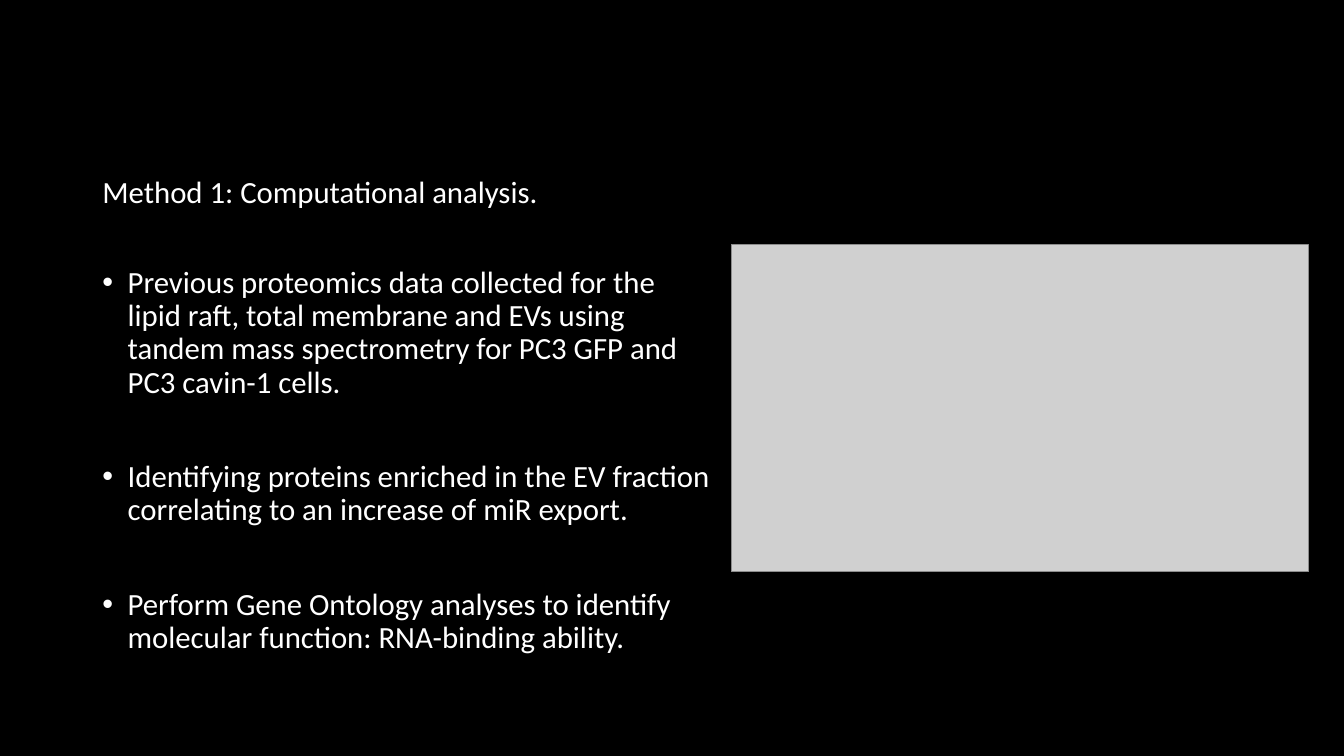
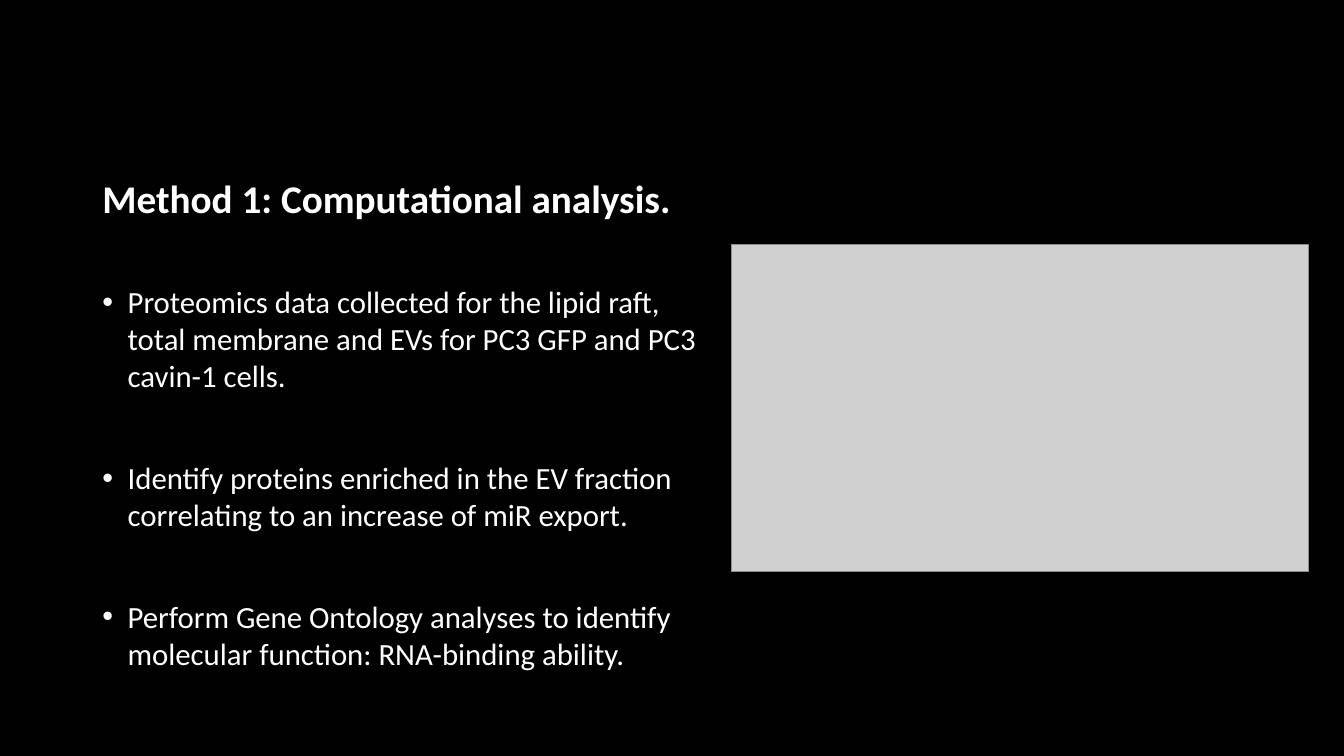
Before and after one commit to HarleyRobinson/Honours2, a slide deck: slide 11 of BackgroundInfo/Selective export of microRNA via extracellular vesicles (2).pptx. Drawn at 1344x756 pixels with LibreOffice and Linux fonts; fonts in the diff are those of the drawing; grey boxes stand for pictures; background and template pictures are left out. Boxes give left, top, right and bottom in pixels: in the first picture for what was removed or moved away, otherwise in the second. Text is boxed around its words. In the diff, an @@ line names an element or a change of style, - is before the commit and + after.

```diff
--- a/BackgroundInfo/Selective export of microRNA via extracellular vesicles (2).pptx
+++ b/BackgroundInfo/Selective export of microRNA via extracellular vesicles (2).pptx
@@ text at (102, 185, 671, 671): size 22 to 28 pt, bold on in "Method 1: Computational analysis."; line spacing 0.8 to 0.9; line spacing 0.9 to 1 @@
@@ text at (128, 291, 696, 532): text changed @@
-• Previous proteomics data collected for the lipid raft, total membrane and EVs using tandem mass spectrometry for PC3 GFP and PC3 cavin-1 cells.
-• Identifying proteins enriched in the EV fraction correlating to an increase of miR export.
+• Proteomics data collected for the lipid raft, total membrane and EVs for PC3 GFP and PC3 cavin-1 cells.
+• Identify proteins enriched in the EV fraction correlating to an increase of miR export.
```
Also in this commit, not shown: 12 other slides changed, 3 other files.
